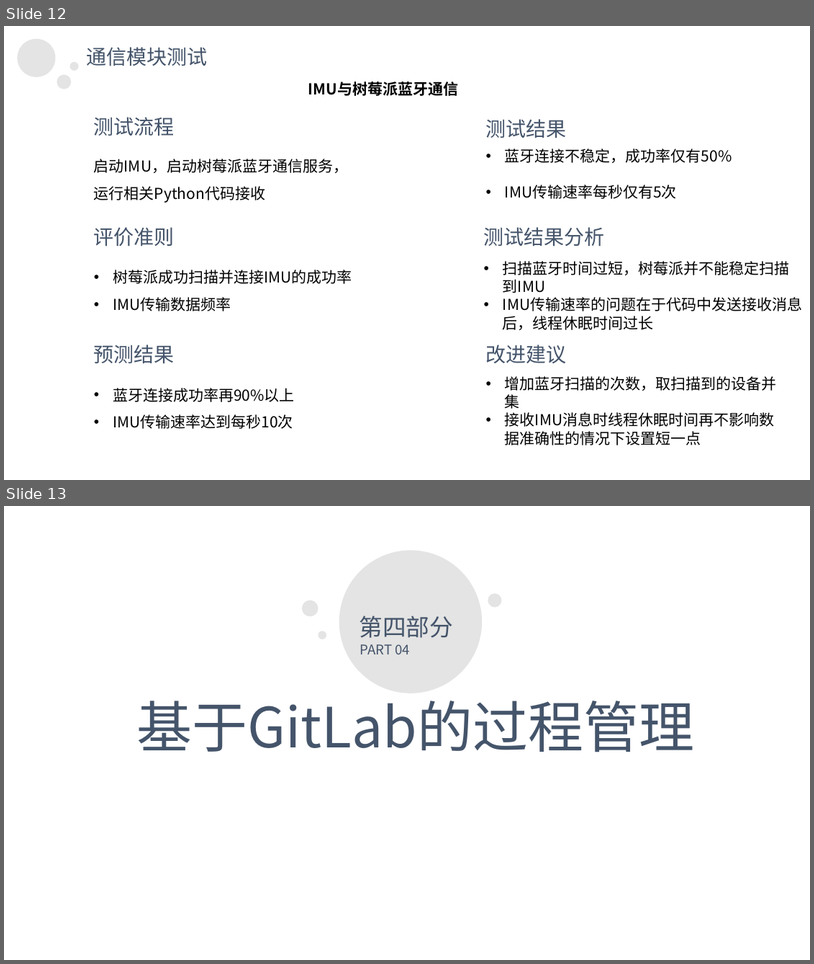
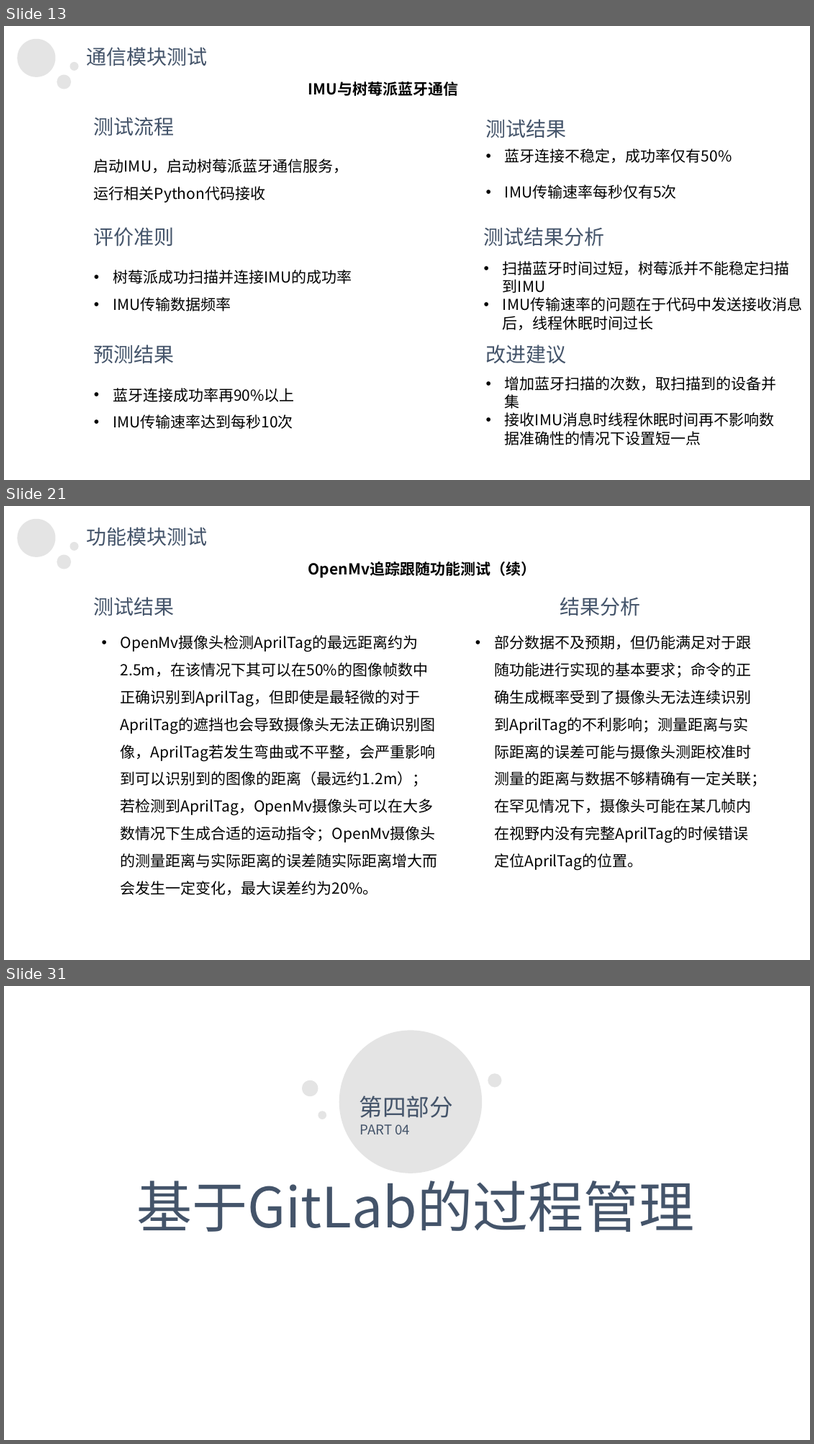
Before and after one commit to Appleuiy/Brain-controlled-navigation-electric-wheelchair-expansion-control-system, a slide deck: 智能轮椅设计测试展示.pptx. Shown one above the other, each under a label of ours: slides 12 and 13 before the commit, slides 13, 21 and 31 after it; the slides between them are not shown. The pictures are 814x964 and 814x1444 pixels, drawn with LibreOffice and Linux fonts; fonts in the diff are those of the drawing. Boxes give left, top, right and bottom in pixels: in the first picture for what was removed or moved away, otherwise in the second. Text is boxed around its words. In the diff, an @@ line names an element or a change of style, - is before the commit and + after.

Commit message:
测试ppt前面部分整合完成，需要完成gitlab过程管理

```diff
--- a/智能轮椅设计测试展示.pptx
+++ b/智能轮椅设计测试展示.pptx
@@ slide 21 added at (4,506,810,960), background #FFFFFF; not listed: 3 template elements that a slide beside it also shows @@
@@ text added at (86,527,207,546), 24 pt, text #44546A @@
+功能模块测试
@@ text added at (309,561,536,578), 18 pt, text #000000, bold @@
+OpenMv追踪跟随功能测试（续）
@@ text added at (94,597,175,616), 24 pt, text #44546A @@
+测试结果
@@ text added at (561,597,641,616), 24 pt, text #44546A @@
+结果分析
@@ text added at (494,635,766,870), 18 pt, text #000000 @@
+• 部分数据不及预期，但仍能满足对于跟随功能进行实现的基本要求；命令的正确生成概率受到了摄像头无法连续识别到AprilTag的不利影响；测量距离与实际距离的误差可能与摄像头测距校准时测量的距离与数据不够精确有一定关联；在罕见情况下，摄像头可能在某几帧内在视野内没有完整AprilTag的时候错误定位AprilTag的位置。
@@ text added at (121,662,435,895), 18 pt, text #000000 @@
+• OpenMv摄像头检测AprilTag的最远距离约为2.5m，在该情况下其可以在50%的图像帧数中正确识别到AprilTag，但即使是最轻微的对于AprilTag的遮挡也会导致摄像头无法正确识别图像，AprilTag若发生弯曲或不平整，会严重影响到可以识别到的图像的距离（最远约1.2m）；若检测到AprilTag，OpenMv摄像头可以在大多数情况下生成合适的运动指令；OpenMv摄像头的测量距离与实际距离的误差随实际距离增大而会发生一定变化，最大误差约为20%。
@@ what was slide 12 is now slide 13 @@
@@ what was slide 13 is now slide 31 @@
```
Also in this commit, not shown: 1 slide changed, 17 other slides added.
